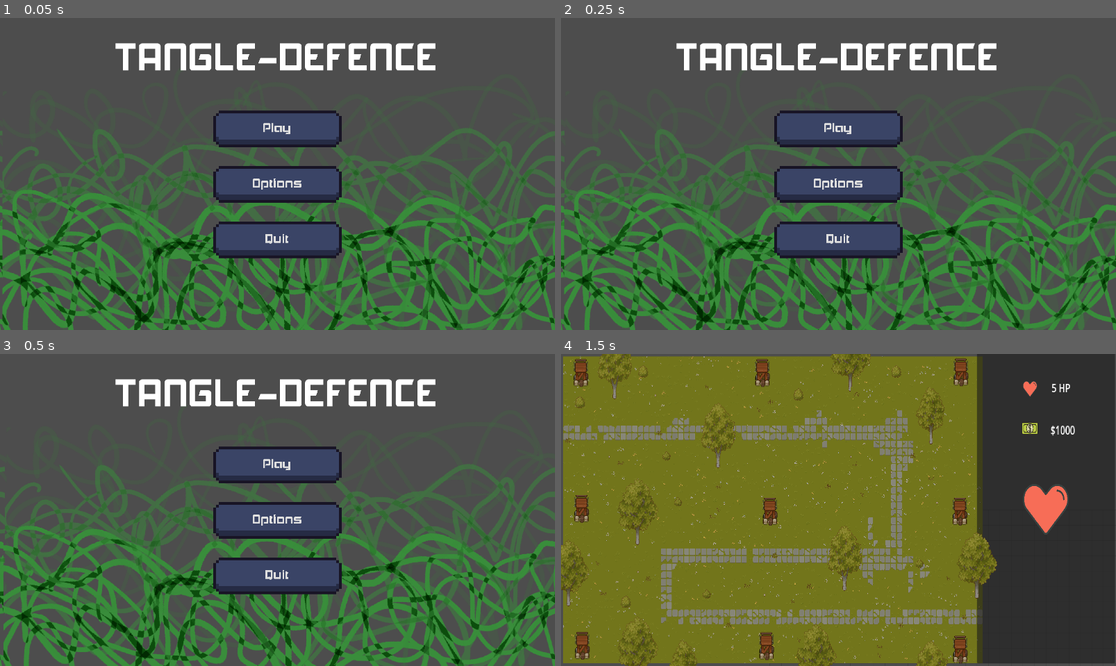
Above: before the commit, frames 1-4 (two rows, left to right).
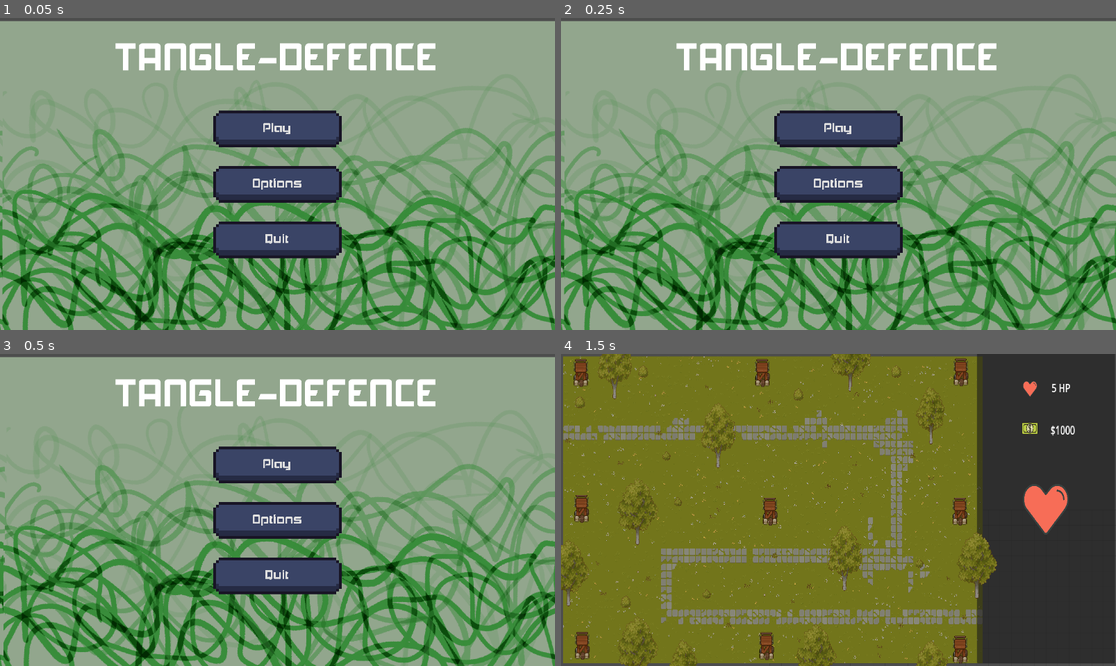
Above: after the commit, the same moments.

Repository: bmachado18/tangle-defence
Game: Godot game, scene res://scenes/menu_scenes/UI.tscn
Same seed, same stepped clock (60 frames per second), same inputs: the game is played once before the commit and once after it. This scene is started directly instead of the project's main scene. The engine's default icon, where the game draws it, is replaced by a stand-in: a white triangle on a blue panel in a dark square.
Inputs (mouse positions are in pixels of both pictures, inside the frame that each line leads up to):
- Up to frame 1 (0.05 s): no input
- Up to frame 2 (0.25 s): no input
- Up to frame 3 (0.5 s): no input
- Up to frame 4 (1.5 s): click "Play" at 0.5 s; click (1043, 510) at 1.25 s

The runs differ from the first frame. In frame 1, 70% of the frame differs, in the area x 0-100%, y 0-100%; in frame 2, 70%; in frame 3, 70%; in frame 4, nothing differs.

Commit message:
Feat: parallax background finished

Diff:
--- a/scenes/game.tscn
+++ b/scenes/game.tscn
@@ -934,7 +934,6 @@
 
 [node name="Path" type="TileMapLayer" parent="TileMapLayers"]
 z_index = 2
-scale = Vector2(1, 1)
 tile_map_data = PackedByteArray("AADc//X/AAANAAoAAADc//b/AAAMAAoAAADd//X/AAAOAAoAAADd//b/AAANAAoAAADe//X/AAAIAAkAAADe// …(6560 unchanged characters)…
 tile_set = SubResource("TileSet_kvpfn")
 
--- a/scenes/menu_scenes/UI.tscn
+++ b/scenes/menu_scenes/UI.tscn
@@ -1,10 +1,11 @@
-[gd_scene load_steps=9 format=3 uid="uid://bswe25340gm8u"]
+[gd_scene load_steps=10 format=3 uid="uid://bswe25340gm8u"]
 
 [ext_resource type="Script" uid="uid://k82w2r5hxaqo" path="res://scripts/menu/main_menu.gd" id="1_w4w6c"]
 [ext_resource type="AudioStream" uid="uid://rvxosxhhgiyp" path="res://assets/audio/click.wav" id="2_5glal"]
 [ext_resource type="FontFile" uid="uid://bemrttiqrgs7x" path="res://assets/ui/fonts/akashi.ttf" id="3_a2jmn"]
 [ext_resource type="Theme" uid="uid://d35wy3gqpn5rq" path="res://assets/default_theme.tres" id="4_1r6f3"]
 [ext_resource type="Texture2D" uid="uid://rmsnherw65oj" path="res://assets/ui/parallax-1.png" id="5_1r6f3"]
+[ext_resource type="Texture2D" uid="uid://v81yji2bxhg7" path="res://assets/ui/Background.jpg" id="5_q8m3n"]
 [ext_resource type="Texture2D" uid="uid://b8mry67mq4oyh" path="res://assets/ui/parallax-2.png" id="6_r26rp"]
 [ext_resource type="Texture2D" uid="uid://fhnfdmra5vaj" path="res://assets/ui/parallax-3.png" id="7_irokf"]
 
@@ -65,6 +66,15 @@
 
 [node name="ParallaxBackground" type="ParallaxBackground" parent="Node2D"]
 
+[node name="Parallax2D-background" type="Parallax2D" parent="Node2D/ParallaxBackground"]
+scroll_scale = Vector2(0.1, 0.1)
+scroll_offset = Vector2(968, 552)
+repeat_size = Vector2(1920, 0)
+autoscroll = Vector2(10, 0)
+
+[node name="background" type="Sprite2D" parent="Node2D/ParallaxBackground/Parallax2D-background"]
+texture = ExtResource("5_q8m3n")
+
 [node name="Parallax2D" type="Parallax2D" parent="Node2D/ParallaxBackground"]
 scroll_scale = Vector2(0.1, 0.1)
 scroll_offset = Vector2(968, 552)
Binary file added: assets/ui/Background.jpg
Not shown, added: assets/ui/Background.jpg.import
Not shown, changed: assets/.DS_Store
Not shown, added: assets/ui/background.pdf
Not shown, added: assets/ui/turret_menu/background.pdf
